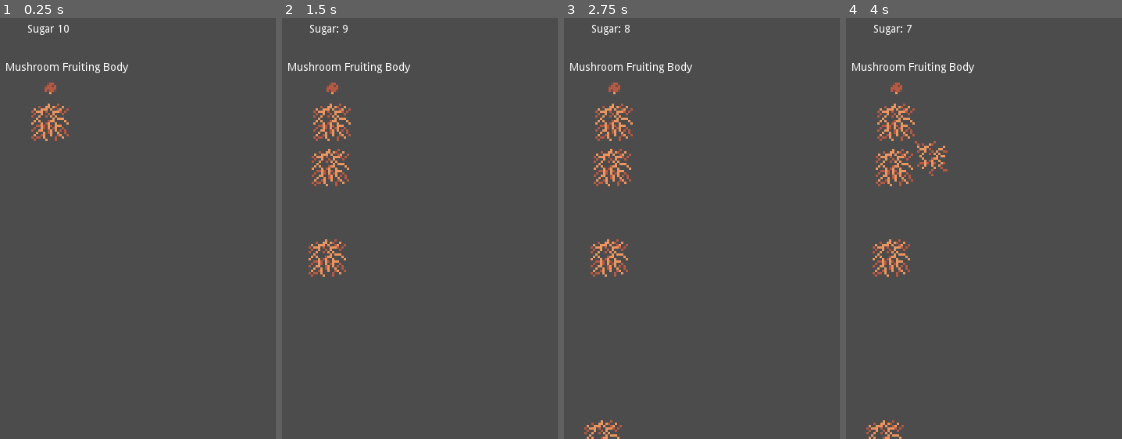
Above: before the commit, frames 1-4 (left to right).
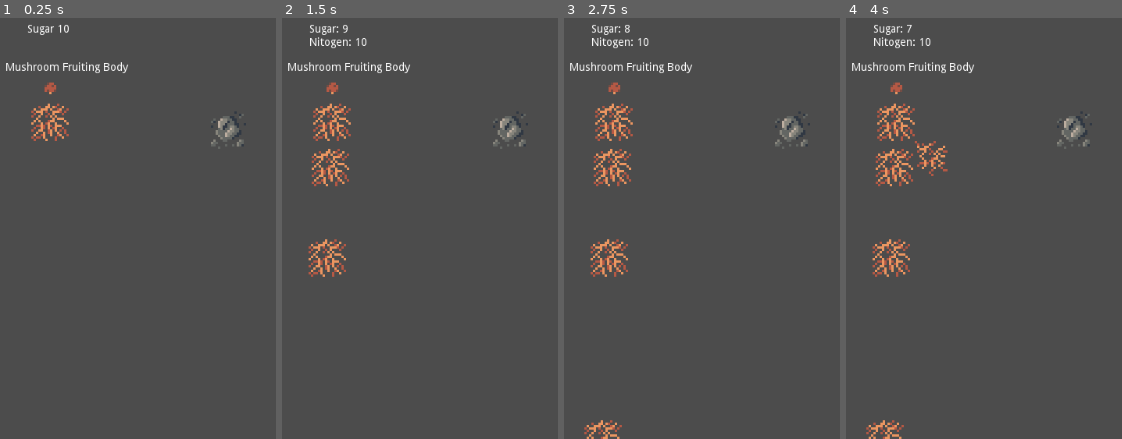
Above: after the commit, the same moments.

Repository: RoxT/rootroutes
Game: Godot game, scene res://RootTest.tscn
Same seed, same stepped clock (60 frames per second), same inputs: the game is played once before the commit and once after it.
Inputs (mouse positions are in pixels of both pictures, inside the frame that each line leads up to):
- Up to frame 1 (0.25 s): no input
- Up to frame 2 (1.5 s): tap Enter at 0.5 s; drag from (331, 119) to (outside the picture) at 0.52 s; tap Space at 1.25 s; drag from (331, 165) to (466, 300) at 1.27 s
- Up to frame 3 (2.75 s): tap Enter at 2 s; move the mouse to (608, 257) at 2.02 s; click (608, 257) at 2.17 s
- Up to frame 4 (4 s): tap Space at 2.75 s; drag from (884, 438) to (895, 119) at 2.77 s; tap Enter at 3.5 s; move the mouse to (outside the picture) at 3.52 s; click (outside the picture) at 3.67 s

The runs differ from the first frame. In frame 1, 0.4% of the frame differs, in the area x 76-90%, y 22-31%; in frame 2, 0.6%, in the area x 10-90%, y 4-31%; in frame 3, 0.6%; in frame 4, 0.6%.

Commit message:
rock

Diff:
--- a/RootRoutes/Main.tscn
+++ b/RootRoutes/Main.tscn
@@ -1,6 +1,13 @@
-[gd_scene load_steps=2 format=2]
+[gd_scene load_steps=5 format=2]
 
 [ext_resource path="res://icon.png" type="Texture" id=1]
+[ext_resource path="res://textures/fossil.png" type="Texture" id=2]
+
+[sub_resource type="RectangleShape2D" id=1]
+extents = Vector2( 24.5, 26 )
+
+[sub_resource type="CircleShape2D" id=2]
+radius = 17.0294
 
 [node name="Main" type="Node2D"]
 
@@ -14,3 +21,17 @@
 [node name="Icon" type="Sprite" parent="."]
 position = Vector2( 148, 68 )
 texture = ExtResource( 1 )
+
+[node name="Area2D" type="Area2D" parent="."]
+position = Vector2( 13, 6 )
+
+[node name="CollisionShape2D" type="CollisionShape2D" parent="Area2D"]
+position = Vector2( -0.5, 5 )
+shape = SubResource( 1 )
+
+[node name="Sprite" type="Sprite" parent="Area2D"]
+texture = ExtResource( 2 )
+
+[node name="CollisionShape2D2" type="CollisionShape2D" parent="Area2D"]
+position = Vector2( 10, -35 )
+shape = SubResource( 2 )
--- a/RootRoutes/RootTest.tscn
+++ b/RootRoutes/RootTest.tscn
@@ -1,12 +1,16 @@
-[gd_scene load_steps=6 format=2]
+[gd_scene load_steps=8 format=2]
 
 [ext_resource path="res://scripts/Button.gd" type="Script" id=1]
 [ext_resource path="res://scenes/Root.tscn" type="PackedScene" id=2]
 [ext_resource path="res://scripts/RootTest.gd" type="Script" id=3]
 [ext_resource path="res://textures/mushroom.png" type="Texture" id=4]
+[ext_resource path="res://textures/rockgrey1.png" type="Texture" id=5]
 
 [sub_resource type="CircleShape2D" id=1]
 radius = 39.0128
+
+[sub_resource type="RectangleShape2D" id=2]
+extents = Vector2( 24.5, 25.5 )
 
 [node name="RootTest" type="Node2D"]
 script = ExtResource( 3 )
@@ -41,5 +45,15 @@
 margin_bottom = -52.0
 text = "Sugar 10"
 
+[node name="Rock" type="Area2D" parent="."]
+position = Vector2( 515, 204 )
+
+[node name="Rockgrey1" type="Sprite" parent="Rock"]
+texture = ExtResource( 5 )
+
+[node name="CollisionShape2D" type="CollisionShape2D" parent="Rock"]
+position = Vector2( 1.5, -0.5 )
+shape = SubResource( 2 )
+
 [connection signal="clicked" from="Button/RootDown" to="Button" method="_on_RootDown_clicked"]
 [connection signal="hovered" from="Button/RootDown" to="Button" method="_on_Root_hovered"]
--- a/RootRoutes/scripts/Button.gd
+++ b/RootRoutes/scripts/Button.gd
@@ -4,6 +4,7 @@
 var active_root:Root
 
 var sugar := 10
+var nitro := 10
 
 # Called when the node enters the scene tree for the first time.
 func _ready():
@@ -15,7 +16,7 @@
 
 func _on_clicked():
 	sugar = sugar - 1
-	$Inventory/Label.text = "Sugar: " + str(sugar)
+	$Inventory/Label.text = "Sugar: " + str(sugar) + "\n" + "Nitogen: " + str(nitro)
 	if sugar <= 0:
 		$Inventory/Label.text = "YOU DIED"
 		for c in get_children():
--- a/RootRoutes/scripts/Root.gd
+++ b/RootRoutes/scripts/Root.gd
@@ -30,6 +30,13 @@
 		free_root.position = pointer
 		free_root.choose_anim(pointer)
 	if event is InputEventMouseButton && event.is_pressed() == true:
+		var areas = free_root.get_overlapping_areas()
+		if !areas.empty(): print(str(areas))
+		for a in areas:
+			match a.name:
+				"Rock":
+					return
+
 		get_tree().set_input_as_handled()
 		if free_root.position == Vector2.ZERO: return
 		active = false
Not shown, changed: index.pck
